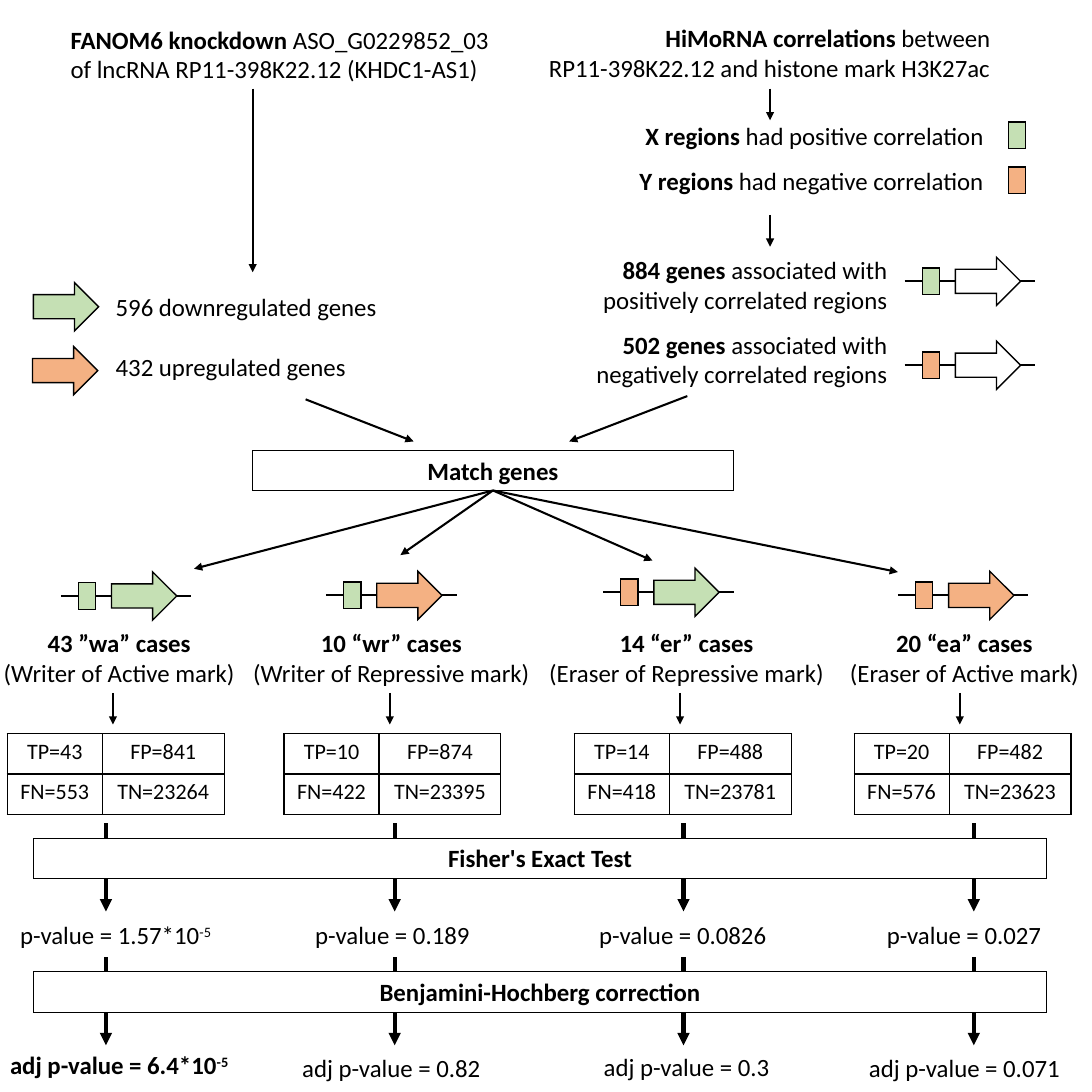
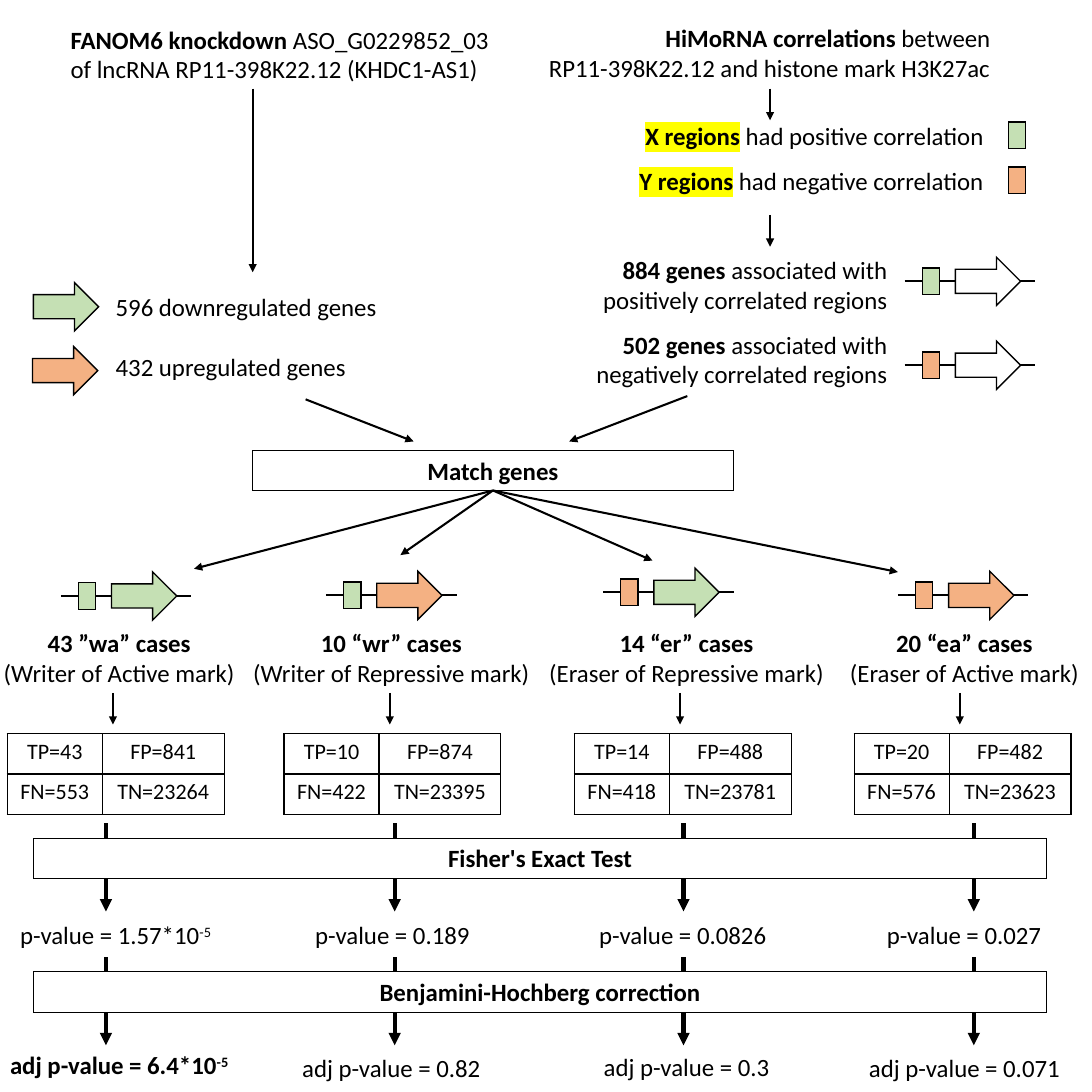
Before and after one commit to vanya-antonov/article-himorna-and-f6, a slide deck: slide 1 of images/four_roles.pptx. Drawn at 1092x1092 pixels with LibreOffice and Linux fonts; fonts in the diff are those of the drawing. Boxes give left, top, right and bottom in pixels: in the first picture for what was removed or moved away, otherwise in the second. Text is boxed around its words. In the diff, an @@ line names an element or a change of style, - is before the commit and + after.

```diff
--- a/images/four_roles.pptx
+++ b/images/four_roles.pptx
@@ text "X regions had positive correlation" at bbox=[639, 127, 983, 195]: highlight none to #FFFF00 in "X regions", "Y regions" @@
```
Also in this commit, not shown: 3 other files.
